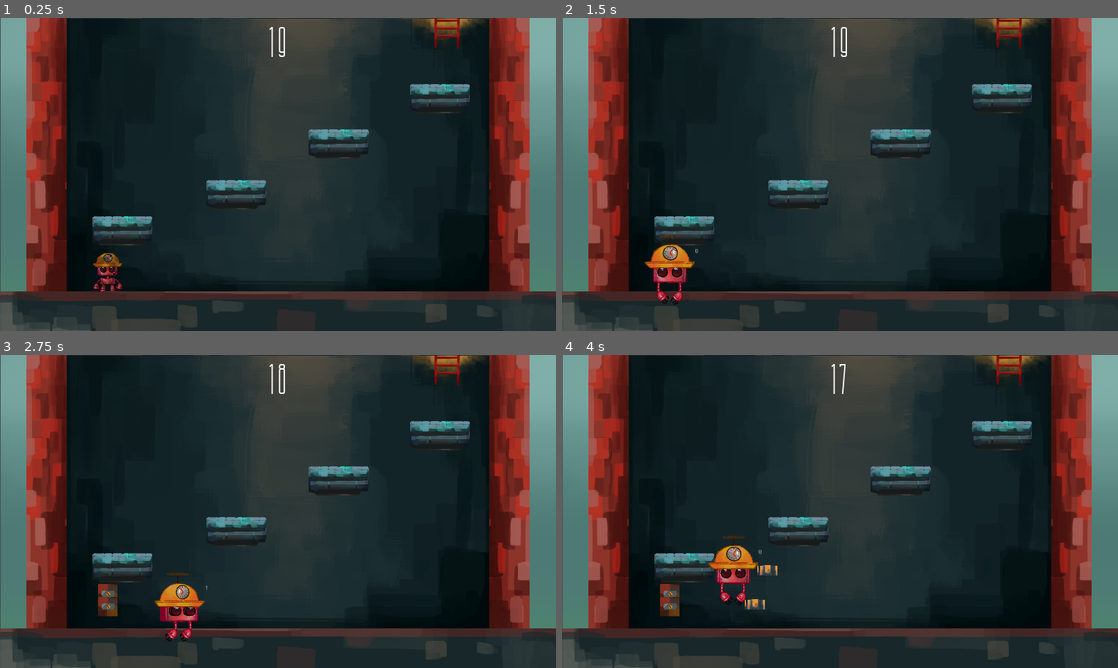
Above: before the commit, frames 1-4 (two rows, left to right).
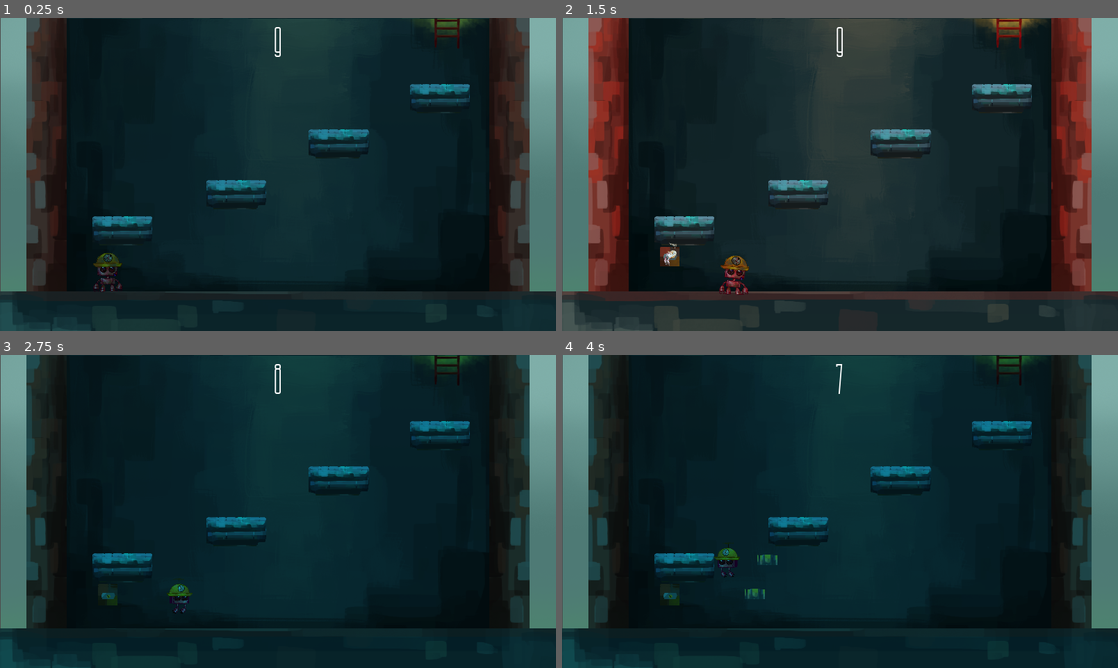
Above: after the commit, the same moments.

Repository: kcabra/clocky
Game: Godot game, scene res://levels/proto2.tscn
Two runs of this game, one before a commit and one after it. Both use one fixed random seed, a clock stepped at 60 frames per second and the inputs below.
Inputs:
- Up to frame 1 (0.25 s): no input
- Up to frame 2 (1.5 s): hold D (move_right) 0.53-1.28 s; hold Space (place) 0.53-1.28 s; hold Page Down (ui_page_down) from 1.28 s (still down); tap Space (place) at 1.35 s
- Up to frame 3 (2.75 s): release Page Down (ui_page_down) at 2.03 s; hold D (move_right) from 2.03 s (still down); hold Space (place) from 2.03 s (still down)
- Up to frame 4 (4 s): release D (move_right) at 2.78 s; release Space (place) at 2.78 s; hold W (move_up) 2.78-3.53 s; tap Space (place) at 2.85 s; hold A (move_left) from 3.53 s (still down); hold Space (place) from 3.53 s (still down)

The runs differ from the first frame. In frame 1, 30% of the frame differs, in the area x 0-100%, y 0-100%; in frame 2, 3.9%; in frame 3, 38%; in frame 4, 38%.

Commit message:
early build

Diff:
--- a/levels/game_mode.gd
+++ b/levels/game_mode.gd
@@ -30,20 +30,20 @@
     current_level += 1
 
 func switch_mode():
-    if player: player.queue_free()
+    if player: player.die()
     godmode = !godmode
     if godmode:
+        $Modulator.play("modulate")
         get_tree().call_group("placed", "queue_free")
         player = player_repair.instance()
         get_tree().set_group("level_transition", "one_way_collision", false)
     else:
+        $Modulator.play_backwards("modulate")
         player = player_run.instance()
         get_tree().set_group("level_transition", "one_way_collision", true)
     # assumes there's only one spawn active, must remove
     # old spawn before adding a new one.
     var spawn_array = get_tree().get_nodes_in_group("spawn")
-    for i in range(spawn_array.size()):
-        print_debug(String(i)+": "+String(spawn_array[i].global_position))
     player.position = spawn_array[current_level - 1].global_position
     add_child(player)
     timer.start()
--- a/levels/proto2.tscn
+++ b/levels/proto2.tscn
@@ -14,6 +14,7 @@
 [ext_resource path="res://holders/ponteiro final horas.png" type="Texture" id=12]
 [ext_resource path="res://holders/ponteiro final minutos.png" type="Texture" id=13]
 [ext_resource path="res://holders/relogio final.png" type="Texture" id=14]
+[ext_resource path="res://clocky.ogg" type="AudioStream" id=15]
 
 [sub_resource type="DynamicFontData" id=1]
 font_path = "res://holders/Architectural-TTF/Architectural.ttf"
@@ -22,37 +23,35 @@
 size = 100
 font_data = SubResource( 1 )
 
-[sub_resource type="RectangleShape2D" id=3]
-extents = Vector2( 46, 314 )
-
-[sub_resource type="RectangleShape2D" id=4]
-extents = Vector2( 46, 314 )
-
-[sub_resource type="RectangleShape2D" id=5]
-extents = Vector2( 639, 45 )
-
-[sub_resource type="RectangleShape2D" id=6]
-extents = Vector2( 488, 22 )
-
-[sub_resource type="RectangleShape2D" id=7]
-extents = Vector2( 487, 3.99999 )
-
 [sub_resource type="Animation" id=8]
 resource_name = "modulate"
-length = 2.0
-loop = true
 tracks/0/type = "value"
-tracks/0/path = NodePath(".:color")
-tracks/0/interp = 2
-tracks/0/loop_wrap = false
+tracks/0/path = NodePath("Modulator/CanvasModulate:color")
+tracks/0/interp = 1
+tracks/0/loop_wrap = true
 tracks/0/imported = false
 tracks/0/enabled = true
 tracks/0/keys = {
-"times": PoolRealArray( 0, 0.0814934, 1.8 ),
-"transitions": PoolRealArray( 1, 1, 1 ),
+"times": PoolRealArray( 0, 1 ),
+"transitions": PoolRealArray( 1, 1 ),
 "update": 0,
-"values": [ Color( 0.294118, 0.8, 0.396078, 1 ), Color( 1, 1, 1, 1 ), Color( 1.5, 1.5, 1.5, 1 ) ]
+"values": [ Color( 1, 1, 1, 1 ), Color( 0.176471, 0.788235, 0.909804, 0.964706 ) ]
 }
+
+[sub_resource type="RectangleShape2D" id=3]
+extents = Vector2( 46, 314 )
+
+[sub_resource type="RectangleShape2D" id=4]
+extents = Vector2( 46, 314 )
+
+[sub_resource type="RectangleShape2D" id=5]
+extents = Vector2( 639, 45 )
+
+[sub_resource type="RectangleShape2D" id=6]
+extents = Vector2( 488, 22 )
+
+[sub_resource type="RectangleShape2D" id=7]
+extents = Vector2( 487, 3.99999 )
 
 [node name="proto2" type="Node2D"]
 position = Vector2( -2, 0 )
@@ -73,8 +72,14 @@
 }
 
 [node name="Timer" type="Timer" parent="."]
-wait_time = 20.0
+wait_time = 10.0
 one_shot = true
+
+[node name="Modulator" type="AnimationPlayer" parent="."]
+anims/modulate = SubResource( 8 )
+
+[node name="CanvasModulate" type="CanvasModulate" parent="Modulator"]
+position = Vector2( 212, -705 )
 
 [node name="ParallaxBackground" type="ParallaxBackground" parent="."]
 
@@ -322,10 +327,5 @@
 position = Vector2( 0, -101 )
 shape = SubResource( 7 )
 
-[node name="AnimationPlayer" type="AnimationPlayer" parent="."]
-anims/modulate = SubResource( 8 )
-
-[node name="CanvasModulate" type="CanvasModulate" parent="AnimationPlayer"]
-visible = false
-position = Vector2( 212, -705 )
-color = Color( 0.176471, 0.788235, 0.909804, 0.964706 )
+[node name="AudioStreamPlayer" type="AudioStreamPlayer" parent="."]
+stream = ExtResource( 15 )
--- a/player/FSM_run.gd
+++ b/player/FSM_run.gd
@@ -109,8 +109,10 @@
     return dir
 
 func die():
+    state = states.die
+    parent.halt()
     sprite.animation = "die"
     sprite.frame = 0
     sprite.playing = true
     yield(sprite, "animation_finished")
-    self.queue_free()
+    parent.queue_free()
--- a/player/Player_repair.gd
+++ b/player/Player_repair.gd
@@ -10,6 +10,7 @@
 func _ready():
     randomize()
     sprite.animation = "born"
+    sprite.frame = 0
     sprite.playing = true
     yield(sprite, "animation_finished")
     block = false
@@ -28,16 +29,12 @@
 
 func _physics_process(delta):
     if !block:
-        if sprite.frame != 0:
-            print_debug("pre")
         sprite.animation = "default"
-        if move_vec.x > 0:
+        sprite.playing = false
+        if move_vec.x >= 0:
             sprite.flip_h = true
         elif move_vec.x < 0:
             sprite.flip_h = false
-
-        if sprite.frame != 0:
-            print_debug("mid")
 
         if move_vec.y < -MOVE_TOLERANCE:
             sprite.frame = 2
@@ -48,8 +45,6 @@
         else:
             sprite.frame = 0
 
-        if sprite.frame != 0:
-            print_debug("post")
         move_vec = lerp(move_vec, get_input_dir() * SPEED, 0.1)
         move_vec = move_and_slide(move_vec)
 
@@ -65,7 +60,13 @@
         node.position = self.position
         get_parent().add_child(node)
 
+func halt():
+    move_vec = Vector2.ZERO
+
 func die():
+    halt()
     block = true
     sprite.animation = "die"
     sprite.playing = true
+    yield(sprite, "animation_finished")
+    self.queue_free()
--- a/player/player_repair.tscn
+++ b/player/player_repair.tscn
@@ -12,7 +12,7 @@
 [ext_resource path="res://player/assets/warp10.png" type="Texture" id=10]
 
 [sub_resource type="RectangleShape2D" id=1]
-extents = Vector2( 43.0447, 42.6461 )
+extents = Vector2( 24.0447, 24.6461 )
 
 [sub_resource type="SpriteFrames" id=2]
 animations = [ {
@@ -32,13 +32,6 @@
 "speed": 10.0
 } ]
 
-[sub_resource type="GDScript" id=3]
-script/source = "extends Label
-
-func _process(delta):
-    text = String($\"../AnimatedSprite\".frame)
-"
-
 [node name="player_repair" type="KinematicBody2D"]
 position = Vector2( 208.019, 198.976 )
 z_index = 1
@@ -46,22 +39,12 @@
 
 [node name="CollisionShape2D" type="CollisionShape2D" parent="."]
 modulate = Color( 0.941176, 0.00392157, 0.996078, 1 )
-position = Vector2( -0.0637207, -13.3299 )
+position = Vector2( -0.0637207, -6.976 )
 shape = SubResource( 1 )
 
 [node name="AnimatedSprite" type="AnimatedSprite" parent="."]
-scale = Vector2( 0.500685, 0.500685 )
+scale = Vector2( 0.258785, 0.258785 )
 frames = SubResource( 2 )
 animation = "born"
 frame = 4
 playing = true
-
-[node name="Label" type="Label" parent="."]
-margin_left = 57.981
-margin_top = -48.976
-margin_right = 135.981
-margin_bottom = -17.976
-script = SubResource( 3 )
-__meta__ = {
-"_edit_use_anchors_": false
-}
Not shown, added: export_presets.cfg
Not shown: 1 places in levels/proto2.tscn that only renumber resources
Not shown: 1 places in player/player_repair.tscn that only renumber resources
Not shown, changed: .gitignore
